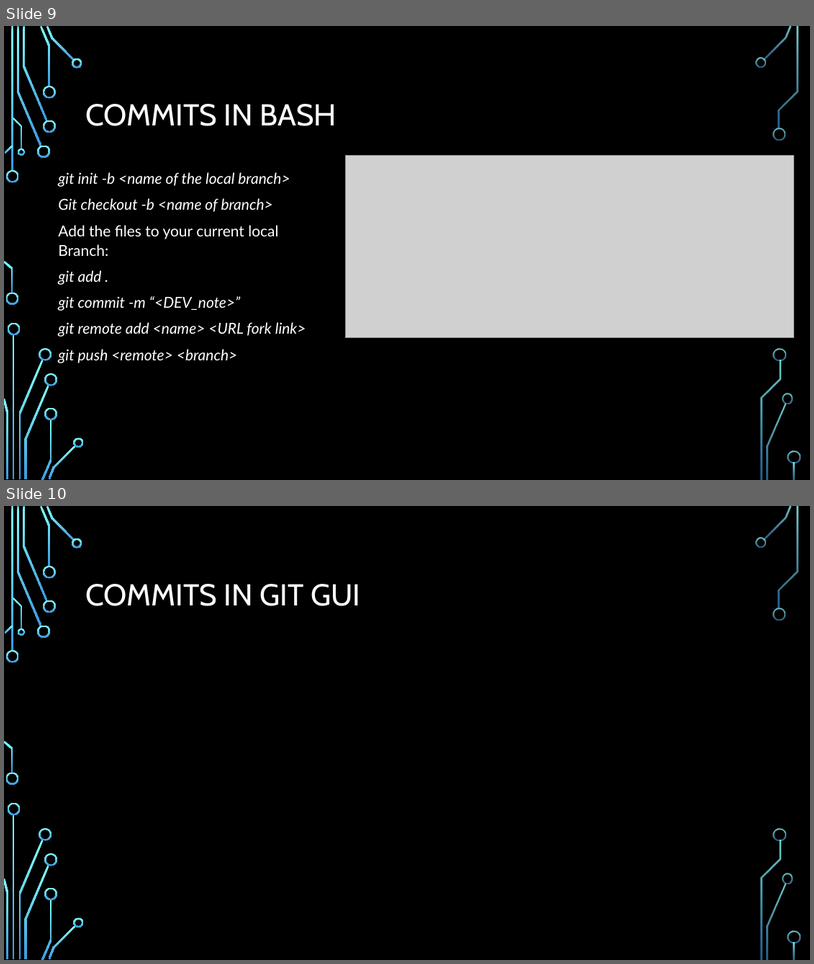
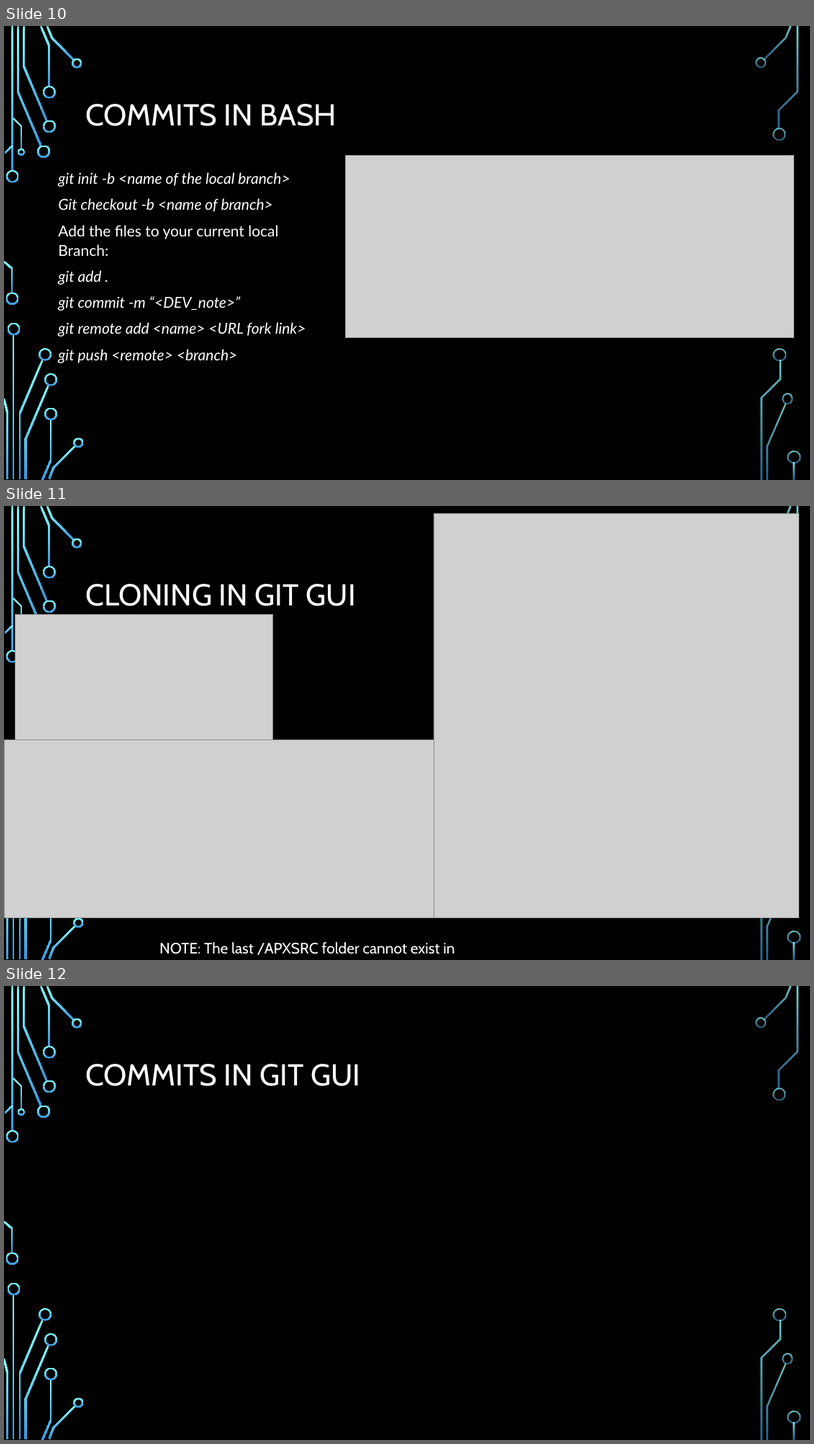
Before and after one commit to Ndig-BRO/DEV_training, a slide deck: BREAULT SWD TRAINING.pptx. Shown one above the other, each under a label of ours: slides 9 and 10 before the commit, slides 10, 11 and 12 after it. The pictures are 814x964 and 814x1444 pixels, drawn with LibreOffice and Linux fonts; fonts in the diff are those of the drawing; grey boxes stand for pictures; background and template pictures are left out. Boxes give left, top, right and bottom in pixels: in the first picture for what was removed or moved away, otherwise in the second. Text is boxed around its words. In the diff, an @@ line names an element or a change of style, - is before the commit and + after.

```diff
--- a/BREAULT SWD TRAINING.pptx
+++ b/BREAULT SWD TRAINING.pptx
@@ slide 11 added at (x1=4, y1=506, x2=810, y2=960), background picture (left out); not listed: 25 template elements that a slide beside it also shows @@
@@ picture added at (x1=434, y1=513, x2=800, y2=917) @@
@@ title added at (x1=85, y1=584, x2=355, y2=606), 36 pt, text #FFFFFF @@
+CLONING IN GIT GUI
@@ picture added at (x1=15, y1=615, x2=273, y2=789) @@
@@ picture added at (x1=4, y1=740, x2=440, y2=918) @@
@@ text added at (x1=160, y1=942, x2=455, y2=955), 18 pt, text #FFFFFF @@
+NOTE: The last /APXSRC folder cannot exist in clone
@@ what was slide 9 is now slide 10 @@
@@ what was slide 10 is now slide 12 @@
```
Also in this commit, not shown: 3 slides changed, 1 other slide added, 1 slide removed.
